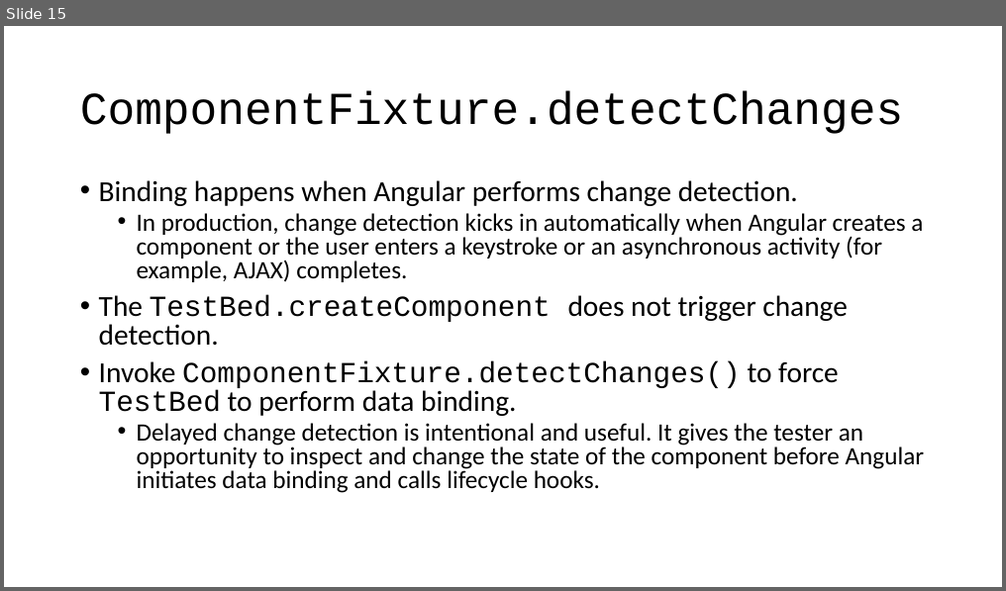
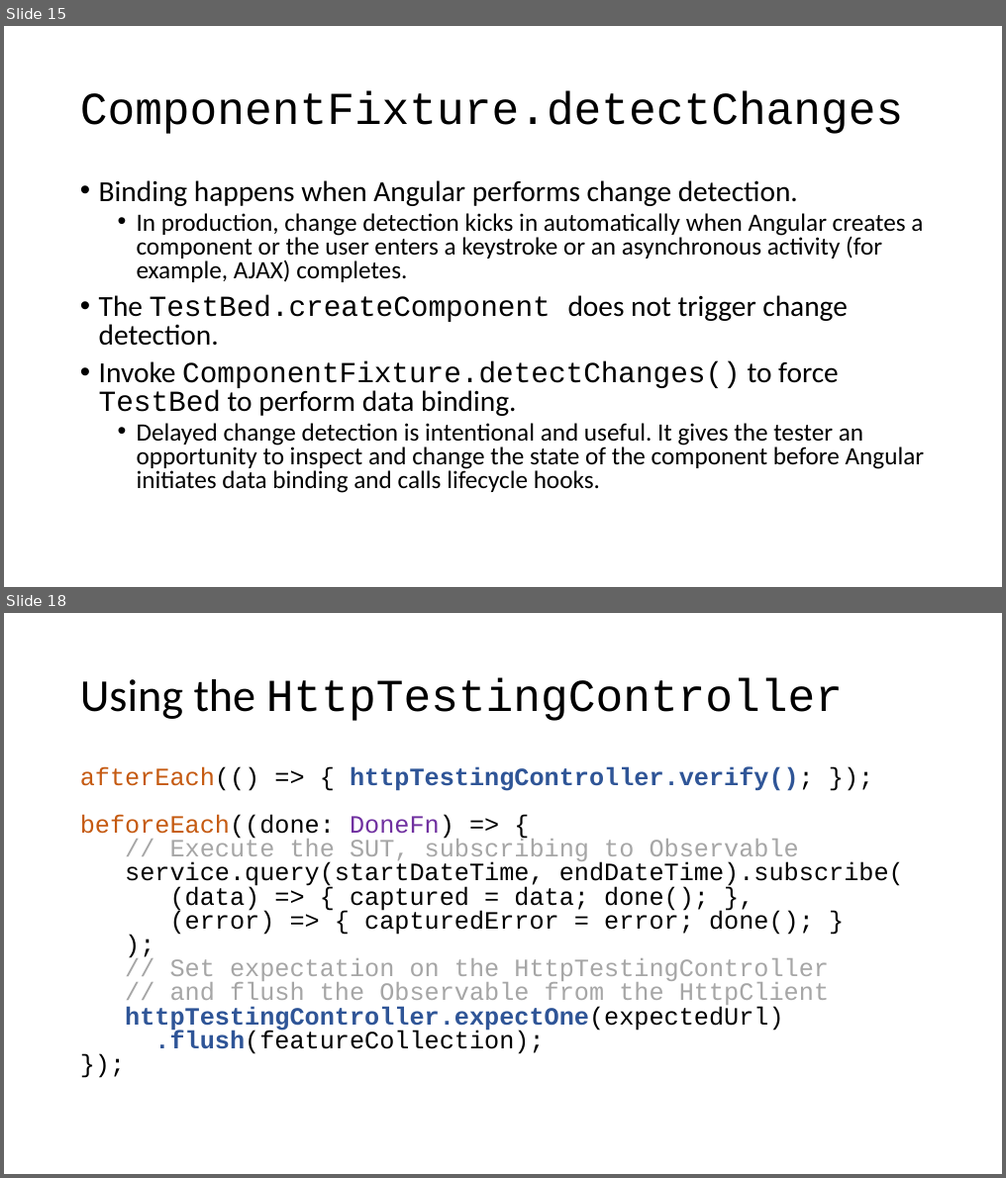
Before and after one commit to cebartling/test-driven, a slide deck: presentations/Introduction to Angular Unit Testing.pptx. Shown one above the other, each under a label of ours: slide 15 before the commit, slides 15 and 18 after it; the slides between them are not shown. The pictures are 1006x591 and 1006x1178 pixels, drawn with LibreOffice and Linux fonts; fonts in the diff are those of the drawing. Boxes give left, top, right and bottom in pixels: in the first picture for what was removed or moved away, otherwise in the second. Text is boxed around its words. In the diff, an @@ line names an element or a change of style, - is before the commit and + after.

Commit message:
Updating Angular unit testing support presentation

```diff
--- a/presentations/Introduction to Angular Unit Testing.pptx
+++ b/presentations/Introduction to Angular Unit Testing.pptx
@@ slide 18 added at box(4, 613, 1002, 1174), background #FFFFFF @@
@@ title added at box(80, 679, 843, 721), 44 pt, text #000000 @@
+Using the HttpTestingController
@@ text added at box(80, 766, 904, 1055), 24 pt, text #000000 @@
+afterEach(() => { httpTestingController.verify(); });
+beforeEach((done: DoneFn) => {
+// Execute the SUT, subscribing to Observable
+service.query(startDateTime, endDateTime).subscribe(
+(data) => { captured = data; done(); },
+(error) => { capturedError = error; done(); }
+);
+// Set expectation on the HttpTestingController
+// and flush the Observable from the HttpClient
+httpTestingController.expectOne(expectedUrl)
+.flush(featureCollection);
+});
```
Also in this commit, not shown: 2 other slides added.
